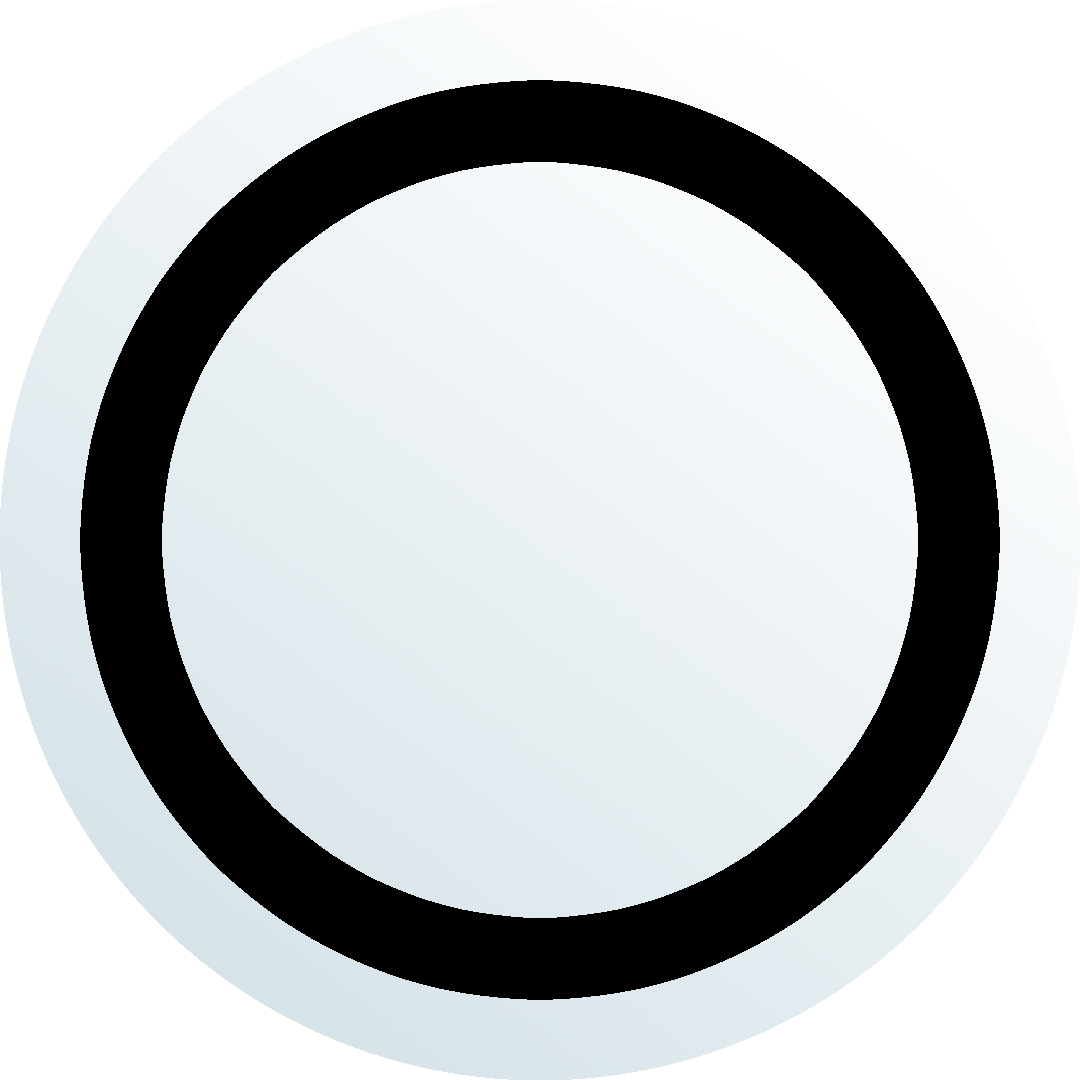
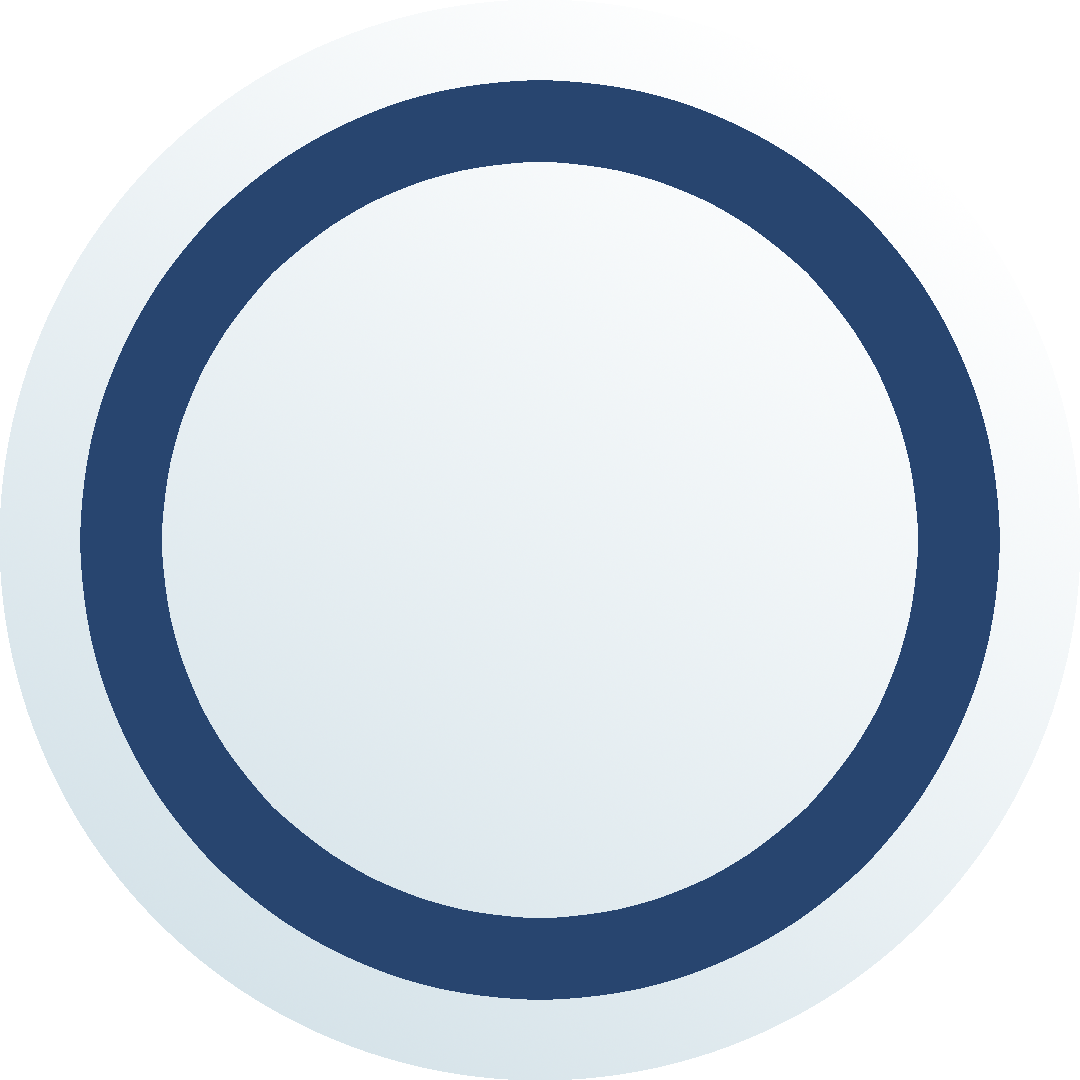
Two versions of the same layered image (1080 x 1080). Layer-by-layer changes:
painted on "Circle" over bbox(80, 80, 1000, 1000)
